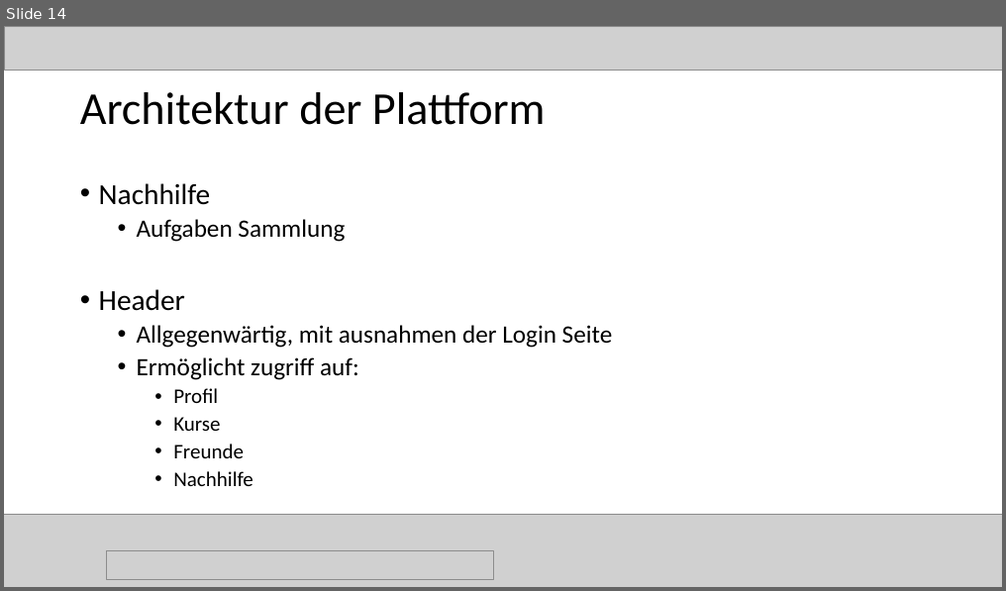
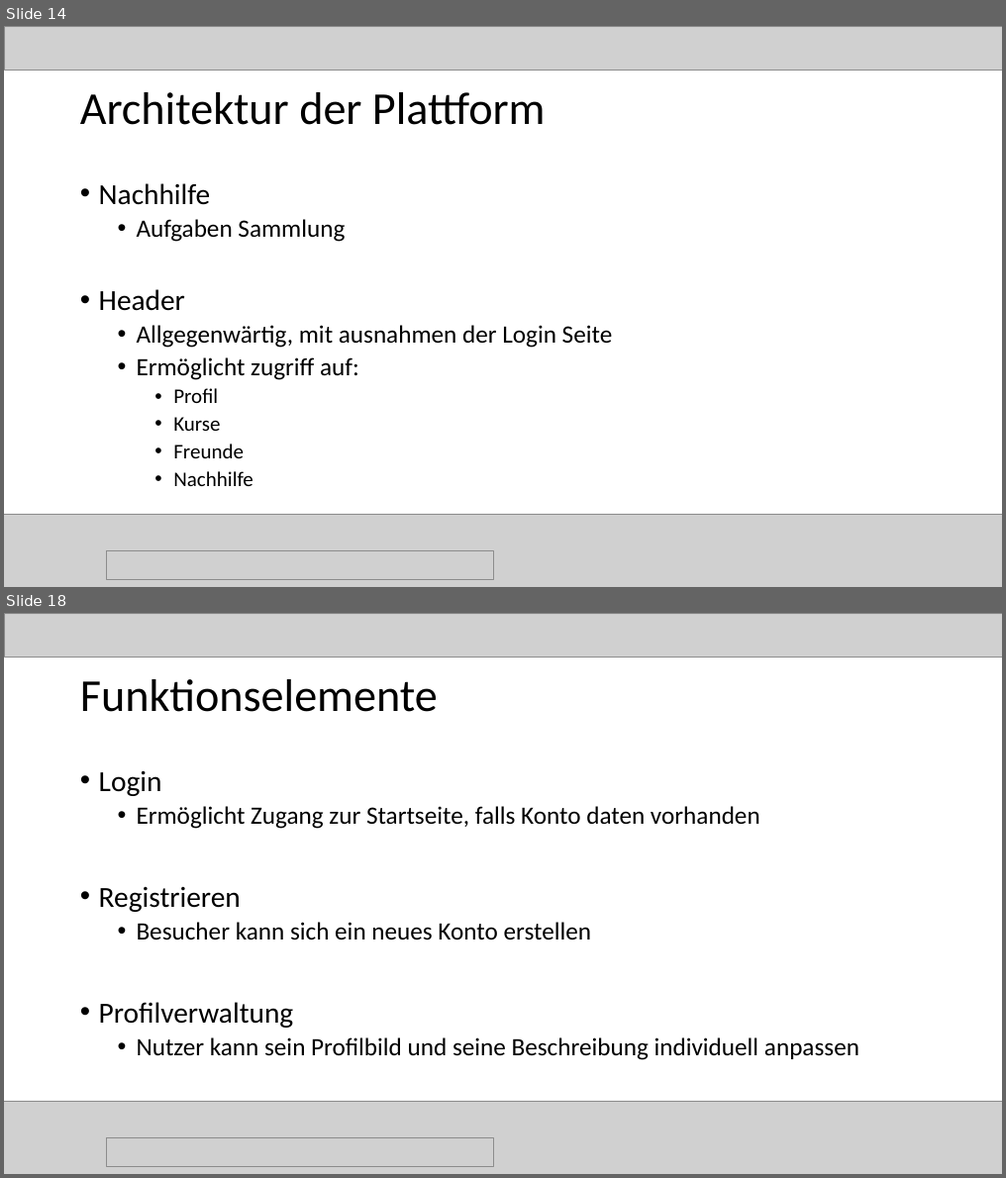
Before and after one commit to magharmi/StudentenFuerStudenten, a slide deck: websitePPneu.pptx. Shown one above the other, each under a label of ours: slide 14 before the commit, slides 14 and 18 after it; the slides between them are not shown. The pictures are 1006x591 and 1006x1178 pixels, drawn with LibreOffice and Linux fonts; fonts in the diff are those of the drawing; grey boxes stand for pictures. Boxes give left, top, right and bottom in pixels: in the first picture for what was removed or moved away, otherwise in the second. Text is boxed around its words. In the diff, an @@ line names an element or a change of style, - is before the commit and + after.

```diff
--- a/websitePPneu.pptx
+++ b/websitePPneu.pptx
@@ slide 18 added at (4,613,1002,1174), background #FFFFFF @@
@@ picture added at (4,613,1002,657) @@
@@ title added at (80,679,438,712), 44 pt, text #000000 @@
+Funktionselemente
@@ text added at (99,770,859,1060), 24 pt, text #000000 @@
+• Login
+  • Ermöglicht Zugang zur Startseite, falls Konto daten vorhanden
+• Registrieren
+  • Besucher kann sich ein neues Konto erstellen
+• Profilverwaltung
+  • Nutzer kann sein Profilbild und seine Beschreibung individuell anpassen
@@ picture added at (4,1101,1002,1174) @@
@@ picture added at (106,1138,494,1167) @@
```
Also in this commit, not shown: 5 other slides added, 2 slides removed, 1 other file.
